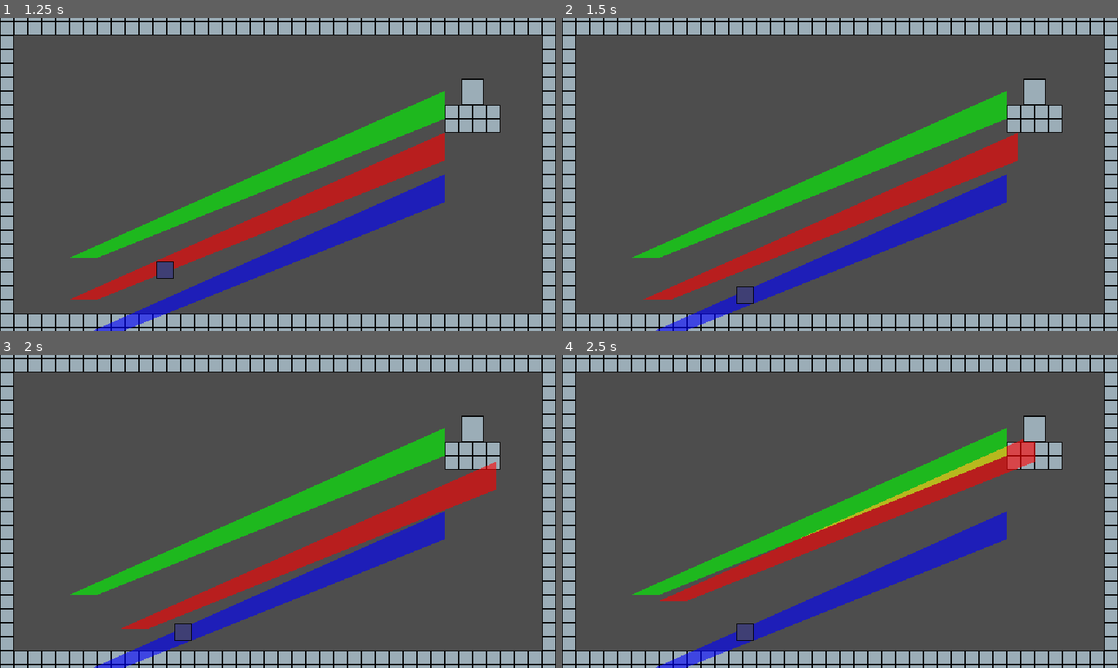
Above: before the commit, frames 1-4 (two rows, left to right).
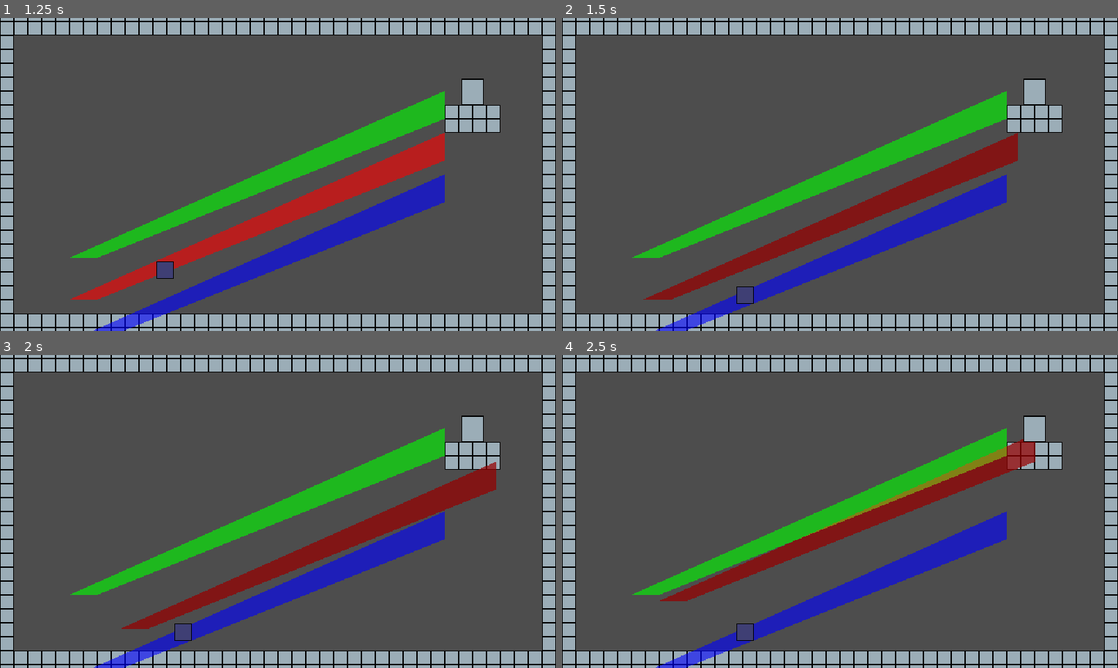
Above: after the commit, the same moments.

Repository: robotmaster/game-off-2026
Game: Godot game, scene res://scenes/rooms/room1.tscn
Same seed, same stepped clock (60 frames per second), same inputs: the game is played once before the commit and once after it.
Inputs:
- Up to frame 1 (1.25 s): tap Enter at 0.5 s; hold Right (right) from 0.53 s (still down); hold Up (up) from 0.53 s (still down)
- Up to frame 2 (1.5 s): keep holding Right (right); release Up (up) at 1.28 s; tap Tab (switch_edit) at 1.35 s
- Up to frame 3 (2 s): keep holding Right (right); tap Up (up) at 1.52, 1.55, 1.82 s
- Up to frame 4 (2.5 s): release Right (right) at 2.03 s; hold Left (left) from 2.03 s (still down); hold Up (up) from 2.03 s (still down)

Frame 1 is identical in both runs. In frame 2, 4.1% of the frame differs, in the area x 14-82%, y 36-90%; in frame 3, 4.1%, in the area x 21-90%, y 34-88%; in frame 4, 4.1%.

Commit message:
trying to make polygon outlines

Diff:
--- a/game-off-2026/scenes/room.tscn
+++ b/game-off-2026/scenes/room.tscn
@@ -6,6 +6,8 @@
 [ext_resource type="Script" uid="uid://dfwyfvy5mmhq0" path="res://scripts/polygons.gd" id="4_jxe34"]
 [ext_resource type="PackedScene" uid="uid://dxg36kacwicgt" path="res://scenes/player.tscn" id="4_qvc4m"]
 [ext_resource type="PackedScene" uid="uid://yprk1w2gy2vs" path="res://scenes/exit.tscn" id="5_jn645"]
+[ext_resource type="Script" uid="uid://ck3epd51kkhqq" path="res://scripts/polygon_parent.gd" id="5_qvc4m"]
+[ext_resource type="Script" uid="uid://qsfnwordlsme" path="res://scripts/polygon_other_draws.gd" id="6_7dqbv"]
 
 [sub_resource type="ShaderMaterial" id="ShaderMaterial_277jj"]
 shader = ExtResource("3_jn645")
@@ -30,31 +32,47 @@
 
 [node name="Room" type="Node2D" unique_id=1685634979 node_paths=PackedStringArray("color_1_parent", "color_2_parent", "color_3_parent", "intersection_static_body")]
 script = ExtResource("1_14vil")
-color_1_parent = NodePath("Polygons/Red")
-color_2_parent = NodePath("Polygons/Blue")
-color_3_parent = NodePath("Polygons/Green")
-intersection_static_body = NodePath("IntersectionArea")
+color_1_parent = NodePath("Polygons/PolygonCanvas/Red")
+color_2_parent = NodePath("Polygons/PolygonCanvas/Blue")
+color_3_parent = NodePath("Polygons/PolygonCanvas/Green")
+intersection_static_body = NodePath("Polygons/IntersectionArea")
 
 [node name="Tiles" type="TileMapLayer" parent="." unique_id=235629107]
 tile_map_data = PackedByteArray("AADs/woAAAAAAAAAAAABAAsAAAAAAAAAAAACAAsAAAAAAAAAAAADAAsAAAAAAAAAAAAEAAsAAAAAAAAAAAAFAA …(3120 unchanged characters)…
 tile_set = ExtResource("2_jxe34")
 
-[node name="Polygons" type="CanvasGroup" parent="." unique_id=1378756590 node_paths=PackedStringArray("Room")]
+[node name="Polygons" type="Node2D" parent="." unique_id=1591896628]
+process_physics_priority = 1000
+script = ExtResource("4_jxe34")
+
+[node name="PolygonCanvas" type="CanvasGroup" parent="Polygons" unique_id=1378756590]
 material = SubResource("ShaderMaterial_277jj")
-script = ExtResource("4_jxe34")
-Room = NodePath("..")
 
-[node name="Red" type="Node2D" parent="Polygons" unique_id=349891011]
+[node name="Red" type="Node2D" parent="Polygons/PolygonCanvas" unique_id=349891011 node_paths=PackedStringArray("Room")]
+unique_name_in_owner = true
 material = SubResource("CanvasItemMaterial_jn645")
+script = ExtResource("5_qvc4m")
+Room = NodePath("../../..")
 
-[node name="Blue" type="Node2D" parent="Polygons" unique_id=1709256072]
+[node name="Blue" type="Node2D" parent="Polygons/PolygonCanvas" unique_id=1709256072 node_paths=PackedStringArray("Room")]
+unique_name_in_owner = true
 material = SubResource("CanvasItemMaterial_qvc4m")
+script = ExtResource("5_qvc4m")
+Room = NodePath("../../..")
 
-[node name="Green" type="Node2D" parent="Polygons" unique_id=737133991]
+[node name="Green" type="Node2D" parent="Polygons/PolygonCanvas" unique_id=737133991 node_paths=PackedStringArray("Room")]
+unique_name_in_owner = true
 material = SubResource("CanvasItemMaterial_7dqbv")
+script = ExtResource("5_qvc4m")
+Room = NodePath("../../..")
 
-[node name="IntersectionArea" type="StaticBody2D" parent="." unique_id=932035965]
+[node name="IntersectionArea" type="StaticBody2D" parent="Polygons" unique_id=932035965]
 position = Vector2(11, -4)
+
+[node name="OtherDraws" type="Node2D" parent="Polygons" unique_id=1542420041 node_paths=PackedStringArray("Room")]
+unique_name_in_owner = true
+script = ExtResource("6_7dqbv")
+Room = NodePath("../..")
 
 [node name="Camera2D" type="Camera2D" parent="." unique_id=978009330]
 zoom = Vector2(3, 3)
--- a/game-off-2026/scenes/rooms/room1.tscn
+++ b/game-off-2026/scenes/rooms/room1.tscn
@@ -7,17 +7,17 @@
 [node name="Tiles" parent="." index="0" unique_id=235629107]
 tile_map_data = PackedByteArray("AADs/woAAAAAAAAAAAABAAsAAAAAAAAAAAACAAsAAAAAAAAAAAADAAsAAAAAAAAAAAAEAAsAAAAAAAAAAAAFAA …(3248 unchanged characters)…
 
-[node name="Polygon2D" type="Polygon2D" parent="Polygons/Red" parent_id_path=PackedInt32Array(349891011) index="0" unique_id=1621396020]
+[node name="Polygon2D" type="Polygon2D" parent="Polygons/PolygonCanvas/Red" parent_id_path=PackedInt32Array(349891011) index="0" unique_id=1621396020]
 use_parent_material = true
 color = Color(1, 0, 0, 1)
 polygon = PackedVector2Array(192, -48, 192, -16, -208, 144, -240, 144)
 
-[node name="Polygon2D" type="Polygon2D" parent="Polygons/Blue" parent_id_path=PackedInt32Array(1709256072) index="0" unique_id=1219641244]
+[node name="Polygon2D" type="Polygon2D" parent="Polygons/PolygonCanvas/Blue" parent_id_path=PackedInt32Array(1709256072) index="0" unique_id=1219641244]
 use_parent_material = true
 color = Color(0, 0, 1, 1)
 polygon = PackedVector2Array(192, 0, 192, 32, -208, 192, -240, 192)
 
-[node name="Polygon2D" type="Polygon2D" parent="Polygons/Green" parent_id_path=PackedInt32Array(737133991) index="0" unique_id=1848403671]
+[node name="Polygon2D" type="Polygon2D" parent="Polygons/PolygonCanvas/Green" parent_id_path=PackedInt32Array(737133991) index="0" unique_id=1848403671]
 use_parent_material = true
 color = Color(0, 1, 0, 1)
 polygon = PackedVector2Array(192, -64, 192, -96, -240, 96, -208, 96)
--- /dev/null
+++ b/game-off-2026/scripts/polygon_other_draws.gd
@@ -0,0 +1,18 @@
+extends Node2D
+
+@export var Room : RoomRoot
+
+const POLYGON_OUTLINE_COLOR = Color(0, 0, 0, 0.3)
+const POLYGON_OUTLINE_WIDTH = 2.0
+
+func _process(_delta: float) -> void:
+	queue_redraw()
+
+func _draw() -> void:
+	var current_editing := Room.get_current_polygon_editing()
+	if current_editing == null:
+		return
+
+	for polygon_2d : Polygon2D in current_editing.get_children():
+		var polygon_array := polygon_2d.global_transform * polygon_2d.polygon
+		draw_colored_polygon(polygon_array, POLYGON_OUTLINE_COLOR)
--- /dev/null
+++ b/game-off-2026/scripts/polygon_parent.gd
@@ -0,0 +1,12 @@
+extends Node2D
+
+@export var Room : RoomRoot
+
+const POLYGON_MOVE_SPEED = 100
+
+func _physics_process(delta: float) -> void:
+	if self == Room.get_current_polygon_editing():
+		_move_polygon(delta)
+
+func _move_polygon(delta: float) -> void:
+	global_position += Input.get_vector("left", "right", "up", "down") * delta * POLYGON_MOVE_SPEED
--- a/game-off-2026/scripts/polygons.gd
+++ b/game-off-2026/scripts/polygons.gd
@@ -1,34 +1,16 @@
 @tool
-extends CanvasGroup
-
-@export var Room : RoomRoot
-const POLYGON_MOVE_SPEED = 100
-
-func _physics_process(delta: float) -> void:
-	if Engine.is_editor_hint():
-		return
-
-	match Room.polygon_editing:
-		1:
-			_move_polygon($Red, delta)
-		2:
-			_move_polygon($Blue, delta)
-		3:
-			_move_polygon($Green, delta)
-
-func _move_polygon(polygon_parent: Node2D, delta: float) -> void:
-	polygon_parent.global_position += Input.get_vector("left", "right", "up", "down") * delta * POLYGON_MOVE_SPEED
+extends Node2D
 
 func _process(delta: float) -> void:
-	for polygon in $Red.get_children():
+	for polygon in %Red.get_children():
 		if polygon is Polygon2D:
 			polygon.use_parent_material = true
 			polygon.color = Color.RED
-	for polygon in $Blue.get_children():
+	for polygon in %Blue.get_children():
 		if polygon is Polygon2D:
 			polygon.use_parent_material = true
 			polygon.color = Color.BLUE
-	for polygon in $Green.get_children():
+	for polygon in %Green.get_children():
 		if polygon is Polygon2D:
 			polygon.use_parent_material = true
 			polygon.color = Color.GREEN
--- a/game-off-2026/scripts/room.gd
+++ b/game-off-2026/scripts/room.gd
@@ -52,6 +52,7 @@
 		polygon_editing += 1
 		if polygon_editing > 3:
 			polygon_editing = 0
+
 	_calculate_polygon_collisions()
 
 func _calculate_polygon_collisions() -> void:
@@ -62,9 +63,9 @@
 	for child in children:
 		child.queue_free()
 	for polygon_shape in overlap:
-		var new_polygon_2d := Polygon2D.new()
-		new_polygon_2d.polygon = polygon_shape
-		intersection_static_body.add_child(new_polygon_2d)
+		#var new_polygon_2d := Polygon2D.new()
+		#new_polygon_2d.polygon = polygon_shape
+		#intersection_static_body.add_child(new_polygon_2d)
 
 		var new_collision := CollisionPolygon2D.new()
 		new_collision.polygon = polygon_shape
@@ -89,3 +90,27 @@
 						overlap.append(overlap_region)
 
 	return overlap
+
+func get_current_polygon_editing() -> Node2D:
+	match polygon_editing:
+		0:
+			return null
+		1:
+			return color_1_parent
+		2:
+			return color_2_parent
+		3:
+			return color_3_parent
+	return null
+
+func _process(delta: float) -> void:
+	queue_redraw()
+
+func _draw() -> void:
+	var overlap := _get_overlap_in_polygons()
+
+	var children := intersection_static_body.get_children()
+	for child in children:
+		child.queue_free()
+	for polygon_shape in overlap:
+		draw_colored_polygon(polygon_shape, Color.WHITE)
Not shown, added: game-off-2026/scripts/polygon_other_draws.gd.uid
Not shown, added: game-off-2026/scripts/polygon_parent.gd.uid
